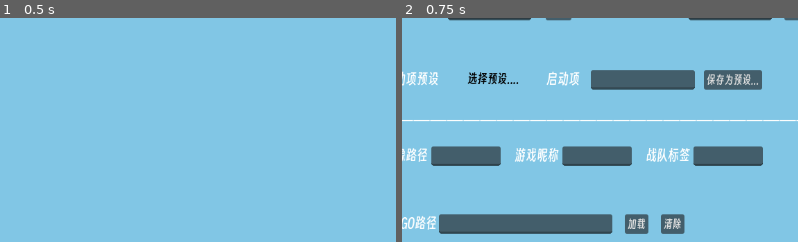
Above: before the commit, frames 1-2 (left to right).
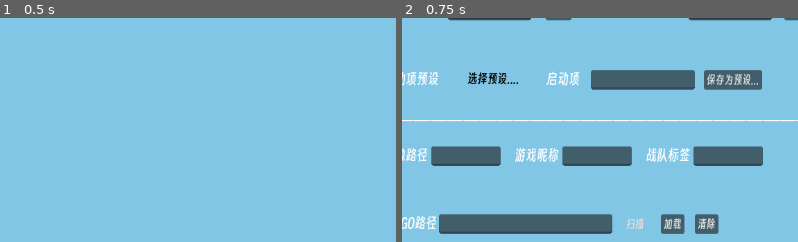
Above: after the commit, the same moments.

Repository: xuezhaju/Campfire-
Game: Godot game, scene res://scene/main_ui.tscn
Two runs of this game, one before a commit and one after it. Both use one fixed random seed, a clock stepped at 60 frames per second and the inputs below.
Inputs:
- Up to frame 1 (0.5 s): no input
- Up to frame 2 (0.75 s): click "设置" at 0.5 s
The pictures show only the part of the screen within x 33-83%, y 33-83%; the shares and areas given below are measured in that part.

Frame 1 is identical in both runs. In frame 2, 1.2% of the frame differs, in the area x 56-81%, y 87-97%.

Commit message:
rev.ini文件修改完成

Diff:
--- a/scene/main_ui.tscn
+++ b/scene/main_ui.tscn
@@ -9,6 +9,7 @@
 [ext_resource type="Script" uid="uid://clb2mof7ovm17" path="res://scripts/font_color.gd" id="6_niqgt"]
 [ext_resource type="Script" uid="uid://c02vk3mc5gweo" path="res://scripts/back_picture.gd" id="8_hjt2u"]
 [ext_resource type="Script" uid="uid://hxat6no8uaoa" path="res://scripts/music.gd" id="9_eib71"]
+[ext_resource type="Script" uid="uid://v4kv8svevl1l" path="res://scripts/cs_go_search.gd" id="10_pdx0a"]
 
 [node name="MainUI" type="Control"]
 layout_mode = 3
@@ -279,7 +280,7 @@
 offset_right = 185.0
 offset_bottom = 28.0
 
-[node name="Button" type="Button" parent="Setting/CenterContainer/VBoxContainer/PicturesSettings/Music"]
+[node name="Clear" type="Button" parent="Setting/CenterContainer/VBoxContainer/PicturesSettings/Music"]
 layout_mode = 0
 offset_left = 270.0
 offset_top = -3.0
@@ -377,6 +378,7 @@
 layout_mode = 2
 theme_override_font_sizes/font_size = 20
 text = "CS:GO路径"
+script = ExtResource("10_pdx0a")
 
 [node name="LineEdit" type="LineEdit" parent="Setting/CenterContainer/VBoxContainer/HBoxContainer/CS_GO路径"]
 custom_minimum_size = Vector2(250, 0)
@@ -387,15 +389,29 @@
 
 [node name="clear" type="Button" parent="Setting/CenterContainer/VBoxContainer/HBoxContainer/CS_GO路径"]
 layout_mode = 0
+offset_left = 449.0
+offset_right = 483.0
+offset_bottom = 28.0
+text = "清除"
+
+[node name="search" type="MenuButton" parent="Setting/CenterContainer/VBoxContainer/HBoxContainer/CS_GO路径"]
+layout_mode = 0
+offset_left = 346.0
+offset_right = 380.0
+offset_bottom = 28.0
+text = "扫描"
+item_count = 3
+popup/item_0/text = "C盘"
+popup/item_0/id = 0
+popup/item_1/text = "D盘"
+popup/item_1/id = 1
+popup/item_2/text = "E盘"
+popup/item_2/id = 2
+
+[node name="load" type="Button" parent="Setting/CenterContainer/VBoxContainer/HBoxContainer/CS_GO路径"]
+layout_mode = 0
 offset_left = 400.0
 offset_right = 434.0
-offset_bottom = 28.0
-text = "清除"
-
-[node name="load" type="Button" parent="Setting/CenterContainer/VBoxContainer/HBoxContainer/CS_GO路径"]
-layout_mode = 0
-offset_left = 348.0
-offset_right = 382.0
 offset_bottom = 28.0
 text = "加载"
 
@@ -435,3 +451,5 @@
 [connection signal="pressed" from="AddServerSettings/CenterContainer/VBoxContainer/HBoxContainer/Create" to="ServerList/ServerList" method="_on_create_pressed"]
 [connection signal="pressed" from="AddServerSettings/CenterContainer/VBoxContainer/HBoxContainer/Cancle" to="ServerList/ServerList" method="_on_cancle_pressed"]
 [connection signal="pressed" from="Setting/CenterContainer/VBoxContainer/PicturesSettings/BackPicture/Clear" to="Setting/CenterContainer/VBoxContainer/PicturesSettings/BackPicture" method="_on_clear_pressed"]
+[connection signal="pressed" from="Setting/CenterContainer/VBoxContainer/PicturesSettings/Music/Clear" to="Setting/CenterContainer/VBoxContainer/PicturesSettings/Music" method="_on_clear_pressed"]
+[connection signal="pressed" from="Setting/CenterContainer/VBoxContainer/HBoxContainer/CS_GO路径/clear" to="Setting/CenterContainer/VBoxContainer/HBoxContainer/CS_GO路径" method="_on_clear_pressed"]
--- a/scripts/Global.gd
+++ b/scripts/Global.gd
@@ -6,8 +6,11 @@
 var back_color := Color(0.506, 0.776, 0.898)
 var main_color := Color(0.333, 0.635, 0.769)
 
-var settings_save_path := "C://Users/Campfires/CampfireSettings"
+var settings_save_path :String = "C://Users/Campfires/CampfireSettings"
+var csgo_path :String = ""
 var music_path :String = ""
+
+var search_path :String = ""
 
 signal settings_changed
 
@@ -38,6 +41,7 @@
 	config.set_value("Settings", "font_color", Global.font_color)
 	config.set_value("Settings", "back_picture_path", Global.back_picture_path)
 	config.set_value("Settings", "music_path", Global.music_path)
+	config.set_value("Settings", "csgo_path", Global.csgo_path)
 
 	# 保存到用户目录
 	var err = config.save(settings_save_path)
@@ -66,6 +70,7 @@
 		font_color = config.get_value("Settings", "font_color", Color(0.996, 1.0, 1.0))
 		back_picture_path = config.get_value("Settings", "back_picture_path", "")
 		music_path = config.get_value("Settings", "music_path", "")
+		csgo_path = config.get_value("Settings", "csgo_path", "")
 
 
 func create_folder(path: String):
--- /dev/null
+++ b/scripts/cs_go_search.gd
@@ -0,0 +1,107 @@
+extends Label
+@onready var line_edit: LineEdit = $LineEdit
+@onready var search: MenuButton = $search
+
+# 添加一个变量存储搜索结果
+var search_results := []
+var search_thread: Thread
+
+func _ready():
+	line_edit.text = Global.csgo_path
+	# 设置MenuButton的弹出菜单信号
+	var popup = search.get_popup()
+	popup.id_pressed.connect(_on_search_option_selected)
+
+	# 添加菜单项
+	popup.clear()
+	popup.add_item("在C盘搜索CSGO", 0)
+	popup.add_item("在D盘搜索CSGO", 1)
+	popup.add_item("在E盘搜索CSGO", 2)
+
+func _on_search_option_selected(id: int):
+	match id:
+		0:  # 搜索C盘
+			start_search("Counter-Strike Global Offensive", "C:/")
+		1:  # 搜索D盘
+			start_search("Counter-Strike Global Offensive", "D:/")
+		2:  # 搜索E盘
+			start_search("Counter-Strike Global Offensive", "E:/")
+
+func start_search(folder_name: String, start_path: String):
+	# 清空之前的结果
+	search_results.clear()
+	line_edit.text = "正在搜索 %s..." % folder_name
+
+	# 如果已有搜索线程在运行，先等待它结束
+	if search_thread and search_thread.is_started():
+		search_thread.wait_to_finish()
+
+	# 创建新线程进行搜索
+	search_thread = Thread.new()
+	search_thread.start(_threaded_search.bind(folder_name, start_path))
+
+func _threaded_search(folder_name: String, start_path: String):
+	search_results = find_folder(folder_name, start_path)
+	call_deferred("_on_search_completed")
+
+func _on_search_completed():
+	if search_thread and search_thread.is_started():
+		search_thread.wait_to_finish()
+
+	# 在LineEdit中显示结果
+	if search_results.size() > 0:
+		line_edit.text = search_results[0]  # 显示第一个找到的路径
+		print("找到CSGO安装路径: ", search_results[0])
+
+		# 将路径赋值给全局变量
+		if Global:
+			Global.csgo_path = search_results[0]
+			print("已设置Global.csgo_path为: ", Global.csgo_path)
+	else:
+		line_edit.text = "未找到Counter-Strike Global Offensive文件夹"
+		# 如果没找到，可以清空全局变量
+		if Global:
+			Global.csgo_path = ""
+
+func find_folder(folder_name: String, start_path: String) -> Array:
+	var found_paths := []
+
+	# 添加安全检查
+	if folder_name.strip_edges().is_empty():
+		return found_paths
+
+	var dir = DirAccess.open(start_path)
+
+	if dir:
+		dir.list_dir_begin()
+		var file_name = dir.get_next()
+		while file_name != "":
+			if dir.current_is_dir() and not file_name.begins_with("."):  # 跳过隐藏文件夹
+				if file_name.to_lower() == folder_name.to_lower():  # 不区分大小写
+					var full_path = dir.get_current_dir().path_join(file_name)
+					found_paths.append(full_path)
+					# 找到后立即返回，避免继续搜索
+					dir.list_dir_end()
+					return found_paths
+				# 递归搜索子目录
+				found_paths = find_folder(folder_name, dir.get_current_dir().path_join(file_name))
+				if found_paths.size() > 0:
+					dir.list_dir_end()
+					return found_paths
+			file_name = dir.get_next()
+	else:
+		printerr("无法打开目录: ", start_path)
+
+	return found_paths
+
+func _exit_tree():
+	# 确保线程安全退出
+	if search_thread and search_thread.is_started():
+		search_thread.wait_to_finish()
+
+
+func _on_clear_pressed() -> void:
+	Global.csgo_path = ""
+	Global.save_settings()
+	Global.load_settings()
+	line_edit.text = ""
--- a/scripts/music.gd
+++ b/scripts/music.gd
@@ -1,7 +1,7 @@
 extends Label
 
 @onready var music_line_edit: LineEdit = $MusicLineEdit
-@onready var button: Button = $Button
+@onready var clear: Button = $Clear
 @onready var music_search: FileDialog = $"../../../../../MusicSearch"
 @onready var audio_stream_player: AudioStreamPlayer = $"../../../../../AudioStreamPlayer"
 
@@ -14,15 +14,11 @@
 	# 连接信号
 	music_line_edit.gui_input.connect(_on_music_line_edit_gui_input)
 	music_search.file_selected.connect(_on_file_selected)
-	button.pressed.connect(_on_button_pressed)
 
 func _on_music_line_edit_gui_input(event: InputEvent):
 	if event is InputEventMouseButton and event.pressed and event.button_index == MOUSE_BUTTON_LEFT:
 		music_search.popup_centered()
 
-func _on_button_pressed():
-	# 保留按钮功能，但可以隐藏按钮如果不需要
-	music_search.popup_centered()
 
 func _on_file_selected(path: String):
 	# 保存路径到全局变量
@@ -50,3 +46,11 @@
 			push_error("Failed to load audio file")
 	else:
 		push_error("File not found: " + path)
+
+
+func _on_clear_pressed() -> void:
+	audio_stream_player.stop()
+	Global.music_path = ""
+	Global.save_settings()
+	Global.load_settings()
+	music_line_edit.text = Global.music_path
--- a/scripts/server_options.gd
+++ b/scripts/server_options.gd
@@ -88,43 +88,55 @@
 	print("已复制连接指令到剪贴板: ", connect_cmd)
 
 func _on_join_button_pressed():
-	var connect_cmd = "connect %s:%d" % [current_ip, current_port]
-	DisplayServer.clipboard_set(connect_cmd)  # 先复制到剪贴板
+	# 修改rev.ini文件
+	modify_rev_ini(current_ip, current_port)
+	# 这里可以添加启动CSGO的代码
+	hide()
 
-	# 方法1：使用PowerShell直接激活窗口
-	var ps_script = """
-	Add-Type -AssemblyName System.Windows.Forms
-	$csgo = Get-Process csgo -ErrorAction SilentlyContinue
-	if ($csgo) {
-		[System.Windows.Forms.SendKeys]::SendWait("%{TAB}")  # Alt+Tab切换
-		Start-Sleep -Milliseconds 500
-		[System.Windows.Forms.SendKeys]::SendWait("~")       # 打开控制台
-		Start-Sleep -Milliseconds 300
-		[System.Windows.Forms.SendKeys]::SendWait("^v")      # 粘贴
-		Start-Sleep -Milliseconds 200
-		[System.Windows.Forms.SendKeys]::SendWait("{ENTER}") # 执行
-	} else {
-		Write-Output "CS:GO进程未找到"
-	}
-	"""
+func modify_rev_ini(ip: String, port: int):
+	var rev_ini_path = "D:/Counter-Strike Global Offensive/rev.ini"
+	var temp_path = rev_ini_path + ".tmp"
+	var input_file = FileAccess.open(rev_ini_path, FileAccess.READ)
+	var output_file = FileAccess.open(temp_path, FileAccess.WRITE)
 
-	# 写入临时PS1文件
-	var temp_file = "user://csgo_connect.ps1"
-	var file = FileAccess.open(temp_file, FileAccess.WRITE)
-	file.store_string(ps_script)
-	file.close()
+	if input_file and output_file:
+		var current_line = 1
+		var proc_line_found = false
 
-	# 执行PowerShell脚本
-	var output = []
-	var exit_code = OS.execute("powershell", [
-		"-ExecutionPolicy", "Bypass",
-		"-File", ProjectSettings.globalize_path(temp_file)
-	], output, true)
+		while not input_file.eof_reached():
+			var line = input_file.get_line()
 
-	if exit_code != 0:
-		printerr("执行失败: ", output)
-		# 方法2：备用AHK方案
-		_fallback_ahk_method(connect_cmd)
+			# 处理第二行（ProcName行）
+			if current_line == 2 and line.begins_with("ProcName="):
+				# 检查是否已经包含connect参数
+				if "+connect" in line:
+					# 替换现有的connect参数
+					var parts = line.split("+connect")
+					line = parts[0] + "+connect %s:%d" % [ip, port]
+				else:
+					# 添加connect参数
+					line = line + " +connect %s:%d" % [ip, port]
+				proc_line_found = true
+
+			output_file.store_line(line)
+			current_line += 1
+
+		input_file.close()
+		output_file.close()
+
+		# 替换原文件
+		var dir = DirAccess.open("D:/Counter-Strike Global Offensive/")
+		if dir:
+			dir.remove("rev.ini")
+			dir.rename("rev.ini.tmp", "rev.ini")
+			print("成功修改rev.ini文件")
+		else:
+			printerr("无法重命名文件")
+
+		if not proc_line_found:
+			printerr("警告：未找到ProcName行，可能未成功添加连接参数")
+	else:
+		printerr("无法打开rev.ini文件进行修改")
 
 func _fallback_ahk_method(cmd: String):
 	var ahk_script = """
@@ -139,7 +151,7 @@
 			Send ^v
 			Sleep 200
 			Send {Enter}
-	}
+		}
 	}
 	"""
 
Not shown: 1 places in scene/main_ui.tscn that only renumber resources
Not shown, added: scripts/cs_go_search.gd.uid
